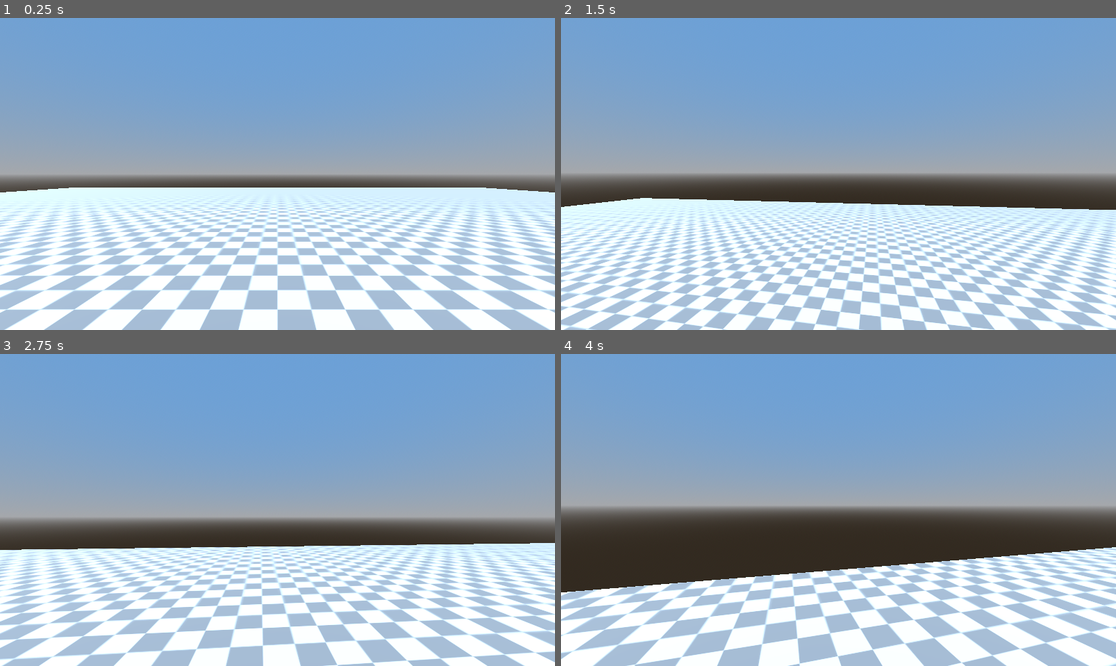
Above: before the commit, frames 1-4 (two rows, left to right).
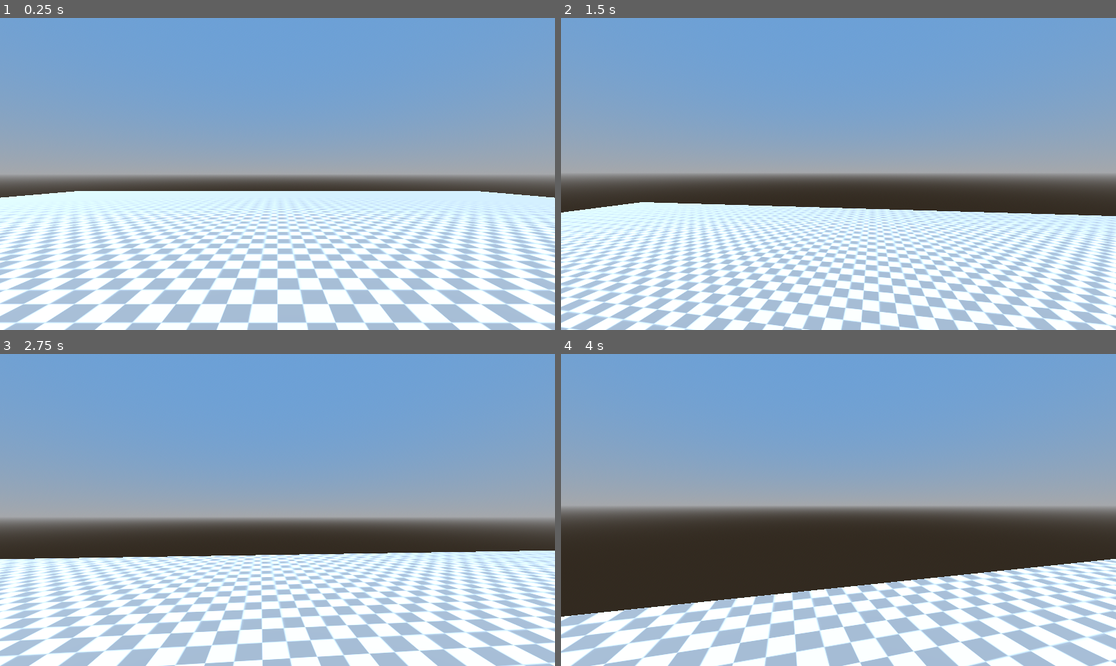
Above: after the commit, the same moments.

Repository: jwund7/game_testing
Game: Godot game, scene res://world/world.tscn
The game is run twice, just before and just after one commit, with the same random seed, the same clock (stepped at 60 frames per second) and the same inputs.
Inputs (mouse positions are in pixels of both pictures, inside the frame that each line leads up to):
- Up to frame 1 (0.25 s): no input
- Up to frame 2 (1.5 s): tap Enter at 0.5 s; move the mouse to (866, 174) at 0.52 s; hold Shift (sprint) 0.53-1.28 s; hold W (forward) from 0.53 s (still down); tap Space (jump) at 0.77 s; move the mouse to (810, 174) at 1.27 s; tap Shift (sprint) at 1.35 s
- Up to frame 3 (2.75 s): keep holding W (forward); tap Space (jump) at 1.52 s; move the mouse to (288, 503) at 2.02 s; hold Shift (sprint) from 2.03 s (still down)
- Up to frame 4 (4 s): keep holding W (forward); move the mouse to (832, 516) at 2.77 s; release Shift (sprint) at 2.78 s; tap Shift (sprint) at 2.85 s; tap Space (jump) at 3.02, 3.77 s; move the mouse to (877, 513) at 3.52 s; hold Shift (sprint) from 3.53 s (still down)

The runs differ from the first frame. In frame 1, 23% of the frame differs, in the area x 0-100%, y 54-100%; in frame 2, 23%; in frame 3, 23%; in frame 4, 20%.

Commit message:
moved up camera to face region

Diff:
--- a/game_1/player/player.gd
+++ b/game_1/player/player.gd
@@ -18,7 +18,7 @@
 # air movement variables
 var air_move_speed: float = 500.0
 var air_speed_cap: float = 0.5
-var air_accel: float = 800.0
+var air_accel: float = 700.0
 
 # jumping variables
 var jump_force: float = 4.2
--- a/game_1/player/player.tscn
+++ b/game_1/player/player.tscn
@@ -5,18 +5,20 @@
 [sub_resource type="CapsuleMesh" id="CapsuleMesh_kqu6x"]
 
 [sub_resource type="CylinderShape3D" id="CylinderShape3D_oul6g"]
+height = 1.84
 radius = 0.45
 
 [node name="Player" type="CharacterBody3D"]
 script = ExtResource("1_oul6g")
 
 [node name="MeshInstance3D" type="MeshInstance3D" parent="."]
-visible = false
+transform = Transform3D(1, 0, 0, 0, 0.92716277, 0, 0, 0, 1, 0, 0, 0)
 mesh = SubResource("CapsuleMesh_kqu6x")
 
 [node name="CollisionShape3D" type="CollisionShape3D" parent="."]
 shape = SubResource("CylinderShape3D_oul6g")
 
 [node name="Head" type="Node3D" parent="."]
+transform = Transform3D(1, 0, 0, 0, 1, 0, 0, 0, 1, 0, 0.36, 0)
 
 [node name="PlayerCam" type="Camera3D" parent="Head"]
--- a/game_1/world/world.tscn
+++ b/game_1/world/world.tscn
@@ -80,7 +80,8 @@
 material = SubResource("StandardMaterial3D_tcf2h")
 
 [node name="CSGBox3D6" type="CSGBox3D" parent="ParkourBlocks"]
-transform = Transform3D(1, 0, 0, 0, 1, 0, 0, 0, 1, 3.4801579, 1.0355188, -4.243229)
+transform = Transform3D(1, 0, 0, 0, 1, 0, 0, 0, 1, 3.4801579, 1.0355188, -4.2435484)
+operation = 2
 use_collision = true
 size = Vector3(2.1054688, 2.0995116, 5.3867188)
 
@@ -103,3 +104,9 @@
 transform = Transform3D(1, 0, 0, 0, 1, 0, 0, 0, 1, -3.577827, 1.0647184, -0.9921708)
 use_collision = true
 size = Vector3(2, 0.8, 2)
+
+[node name="CSGBox3D11" type="CSGPolygon3D" parent="ParkourBlocks"]
+transform = Transform3D(-1, 0, 8.742278e-08, 0, 1, 0, -8.742278e-08, 0, -1, 0.60748386, 1, -6.9373484)
+use_collision = true
+polygon = PackedVector2Array(-1.8438663, -1.0382155, -1.8204498, 1.0851285, 0.6982546, -1.0513287)
+depth = 2.0
